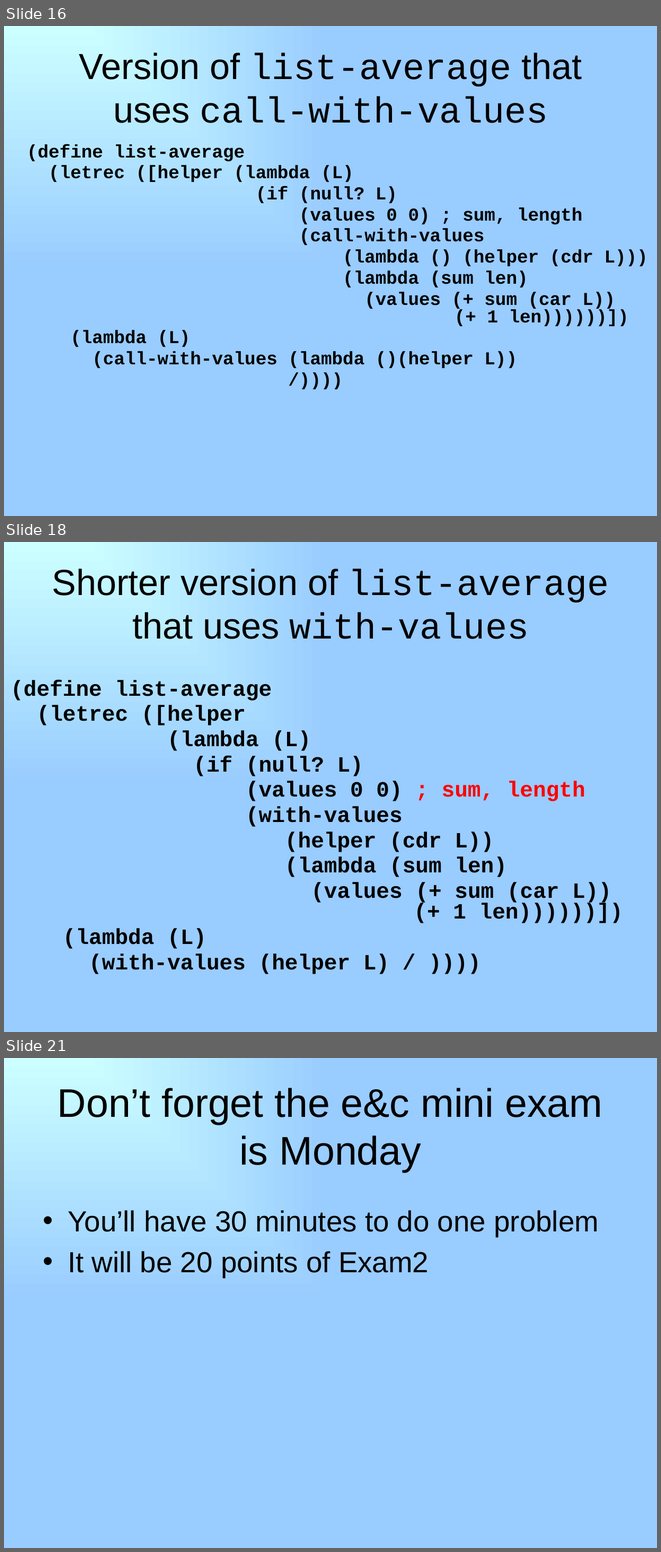
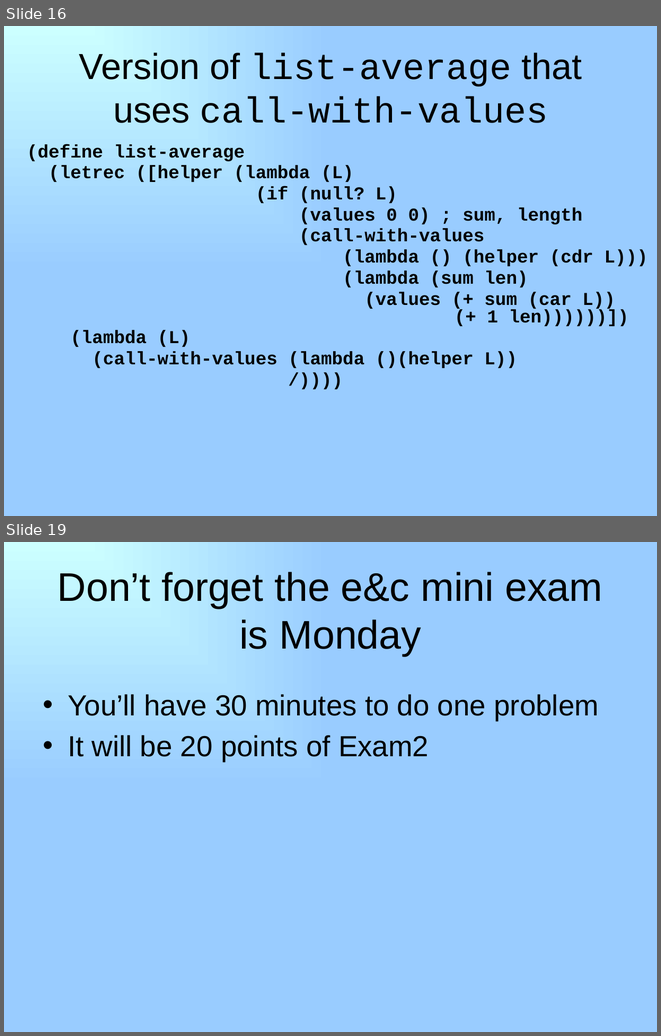
Before and after one commit to RHIT-CSSE/csse304, a slide deck: ClassMaterials/Memoization/memoization.pptx. Shown one above the other, each under a label of ours: slides 16, 18 and 21 before the commit, slides 16 and 19 after it; the slides between them are not shown. The pictures are 661x1552 and 661x1036 pixels, drawn with LibreOffice and Linux fonts; fonts in the diff are those of the drawing. Boxes give left, top, right and bottom in pixels: in the first picture for what was removed or moved away, otherwise in the second. Text is boxed around its words. In the diff, an @@ line names an element or a change of style, - is before the commit and + after.

```diff
--- a/ClassMaterials/Memoization/memoization.pptx
+++ b/ClassMaterials/Memoization/memoization.pptx
@@ slide 18 removed at box(4, 542, 657, 1032), background gradient #CCFFFF to #99CCFF @@
@@ title removed at box(52, 568, 609, 639) @@
-Shorter version of list-average that uses with-values
@@ text removed at box(10, 680, 623, 974) @@
-(define list-average
-(letrec ([helper
-(lambda (L)
-(if (null? L)
-(values 0 0) ; sum, length
-(with-values
-(helper (cdr L))
-(lambda (sum len)
-(values (+ sum (car L))
-(+ 1 len))))))])
-(lambda (L)
-(with-values (helper L) / ))))
@@ what was slide 21 is now slide 19 @@
```
Also in this commit, not shown: 2 slides changed, 1 slide added, 2 other slides removed, 1 other file.
